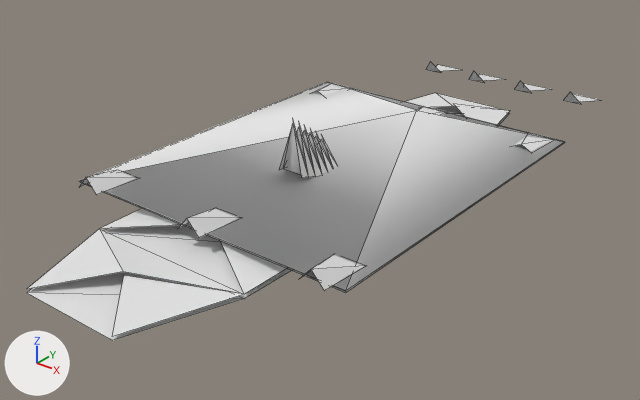
The OBJ model GameData/Meshes/Designs/solari/solari_scout_mk3_34.obj as it was, and as the next commit left it.
One viewpoint serves both versions: a camera (50 mm lens) standing at (2.26, -2.93, 1.67) and looking at (-0.03, -0.06, -0.11). Every picture has the same lights, and +X, +Y and +Z are marked at lower left. The first picture is the older version. Mesh edges are drawn as thin lines. Where no turn or scale is listed for an object, it has been applied to the vertices. Vertices at exactly the same position are counted once.

In view in the first picture: 'solari_scout_mk3_34'.
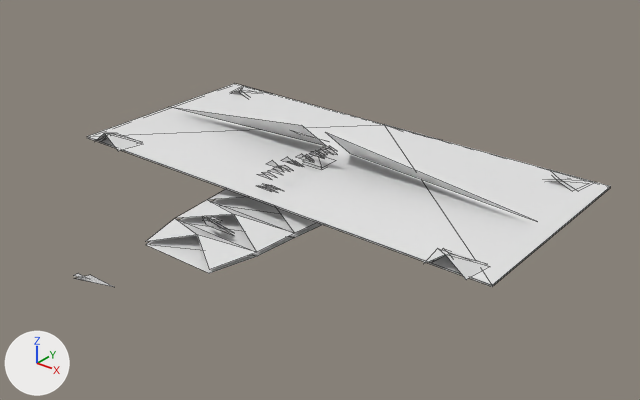
Location of each change, [x1, y1, x2, y2] in pixels of the pictures (640 x 400 px; the box of a moved part takes in the faces that stretch with it):
'solari_scout_mk3_34', reshaped (27% shorter)
    before: [27, 62, 598, 340]
    after: [73, 84, 610, 287]
part 1 of me_solari_scout_mk3_34, moved or reshaped
    before: [313, 83, 353, 96]
    after: [233, 86, 261, 96]
part 2 of me_solari_scout_mk3_34, moved or reshaped
    before: [514, 133, 556, 152]
    after: [547, 173, 591, 189]
part 3 of me_solari_scout_mk3_34, moved or reshaped
    before: [79, 170, 135, 195]
    after: [95, 133, 140, 151]
part 4 of me_solari_scout_mk3_34, moved or reshaped
    before: [302, 255, 364, 291]
    after: [425, 249, 488, 280]
part 5 of me_solari_scout_mk3_34, moved or reshaped
    before: [418, 106, 446, 115]
    after: [232, 91, 248, 97]
part 6 of me_solari_scout_mk3_34, moved or reshaped
    before: [178, 208, 238, 238]
    after: [548, 179, 573, 189]
part 7 of me_solari_scout_mk3_34, added
    after: [102, 133, 139, 142]
part 8 of me_solari_scout_mk3_34, added
    after: [433, 249, 485, 264]
part 9 of me_solari_scout_mk3_34, rebuilt (39% narrower, 40% shorter)
    before: [27, 93, 509, 337]
    after: [145, 124, 441, 270]
part 10 of me_solari_scout_mk3_34, rebuilt
    before: [27, 106, 510, 340]
    after: [146, 197, 323, 273]
part 11 of me_solari_scout_mk3_34, rebuilt (8% wider)
    before: [79, 82, 565, 292]
    after: [87, 84, 610, 285]
part 12 of me_solari_scout_mk3_34, deleted
    before: [426, 62, 598, 104]
part 13 of me_solari_scout_mk3_34, reshaped
    before: [279, 121, 338, 178]
    after: [73, 107, 610, 287]

The edits, one by one:
me_solari_scout_mk3_34 is used by ob_solari_scout_mk3_34; location (0.0, 0.0, 0.0).
me_solari_scout_mk3_34 had 143 vertices, 95 faces and spanned x -0.72..0.72, y -1.47..1.76, z 0.0..0.37.
me_solari_scout_mk3_34 now has 384 vertices, 174 faces and spans x -1.09..1.09, y -1.43..0.66, z 0.0..0.28.
me_solari_scout_mk3_34 part 1: the loose piece of 5 vertices spanning x -0.68..-0.53, y 0.63..0.86, z 0.08..0.11 is scaled about the mesh origin by (1.52, 0.58, 1.07).
me_solari_scout_mk3_34 part 2: the loose piece of 5 vertices spanning x 0.53..0.68, y 0.63..0.86, z 0.08..0.11 is scaled about the mesh origin by (1.52, 0.58, 1.07).
me_solari_scout_mk3_34 part 3: the loose piece of 5 vertices spanning x -0.68..-0.53, y -0.91..-0.68, z 0.08..0.14 is scaled about its middle by (1.52, 0.58, 1.07), then moved by (-0.31, 0.31, 0.01).
me_solari_scout_mk3_34 part 4: the loose piece of 5 vertices spanning x 0.53..0.68, y -0.91..-0.68, z 0.08..0.14 is scaled about its middle by (1.52, 0.58, 1.07), then moved by (0.31, 0.31, 0.01).
me_solari_scout_mk3_34 part 5: the loose piece of 5 vertices spanning x -0.07..0.07, y 0.63..0.86, z 0.08..0.11 is scaled about its middle by (1.24, 0.516, 0.918), then moved by (-0.92, -0.34, 0.0).
me_solari_scout_mk3_34 part 6: the loose piece of 5 vertices spanning x -0.07..0.07, y -0.91..-0.68, z 0.08..0.14 is scaled about its middle by (1.24, 0.516, 0.402), then moved by (0.92, 1.2, -0.01).
me_solari_scout_mk3_34 part 7: the loose piece of 5 vertices spanning x -0.68..-0.53, y -0.91..-0.68, z 0.08..0.14 is copied, and the copy is scaled about its middle by (1.24, 0.516, 0.937), then moved by (-0.31, 0.33, 0.0); it spans x -1.01..-0.83, y -0.53..-0.41, z 0.09..0.15.
me_solari_scout_mk3_34 part 8: the loose piece of 5 vertices spanning x 0.53..0.68, y -0.91..-0.68, z 0.08..0.14 is copied, and the copy is scaled about its middle by (1.24, 0.516, 0.937), then moved by (0.31, 0.33, 0.0); it spans x 0.83..1.01, y -0.53..-0.41, z 0.09..0.15.
me_solari_scout_mk3_34 part 9: the loose piece of 26 vertices spanning x -0.43..0.43, y -1.47..1.25, z 0.01..0.07 is rebuilt with 26 vertices and now spans x -0.27..0.27, y -0.97..0.66, z 0.01..0.07.
me_solari_scout_mk3_34 part 10: the loose piece of 14 vertices spanning x -0.43..0.43, y -1.47..1.25, z 0.0 is rebuilt with 18 vertices and now spans x -0.27..0.27, y -0.97..0.66, z 0.0.
me_solari_scout_mk3_34 part 11: the loose piece of 9 vertices spanning x -0.72..0.72, y -0.86..0.86, z 0.07..0.12 is rebuilt with 5 vertices and now spans x -1.09..1.09, y -0.53..0.5, z 0.09..0.13.
me_solari_scout_mk3_34 part 12: 9 loose pieces with 38 vertices, spanning x -0.54..0.54, y -0.3..1.76, z 0.0..0.09, are deleted.
me_solari_scout_mk3_34 part 13: 26 vertices removed from x -0.11..0.11, y -0.3..-0.08, z 0.07..0.37; 295 vertices added at x -1.09..1.09, y -1.43..0.5, z 0.0..0.28.
